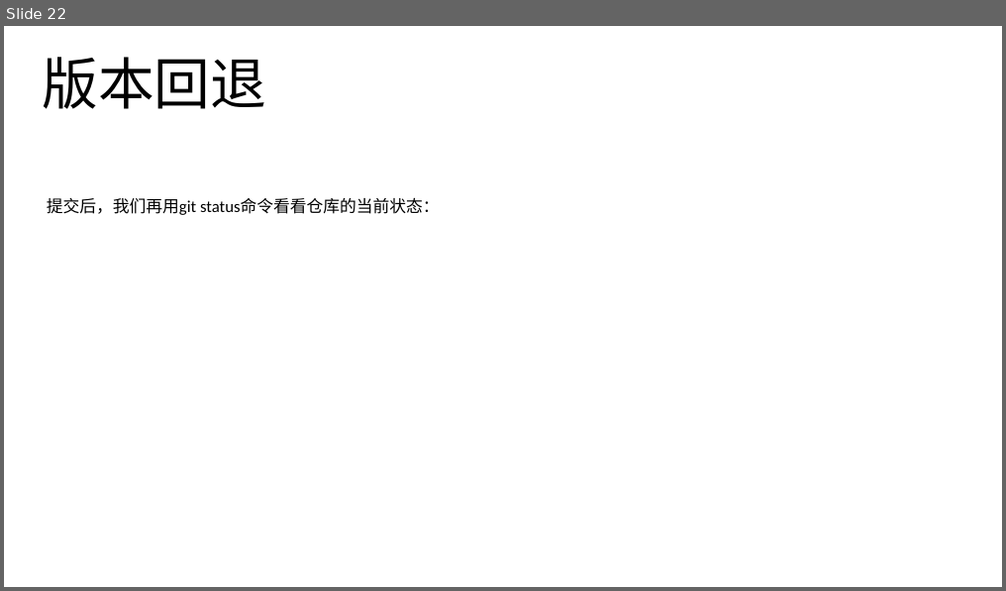
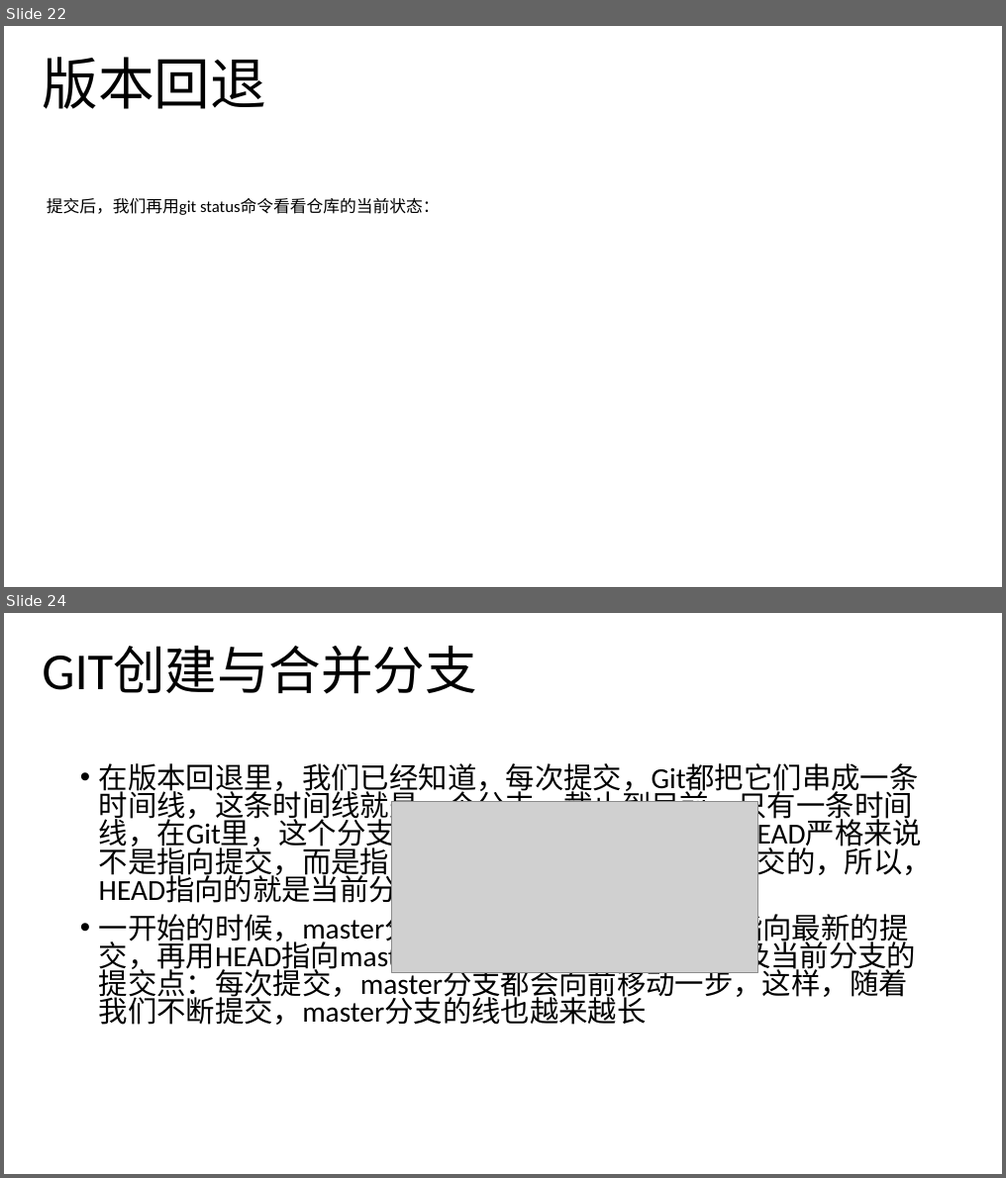
Before and after one commit to noprom/shandong, a slide deck: doc/ppt/helin.pptx. Shown one above the other, each under a label of ours: slide 22 before the commit, slides 22 and 24 after it; the slides between them are not shown. The pictures are 1006x591 and 1006x1178 pixels, drawn with LibreOffice and Linux fonts; fonts in the diff are those of the drawing; grey boxes stand for pictures. Boxes give left, top, right and bottom in pixels: in the first picture for what was removed or moved away, otherwise in the second. Text is boxed around its words. In the diff, an @@ line names an element or a change of style, - is before the commit and + after.

```diff
--- a/doc/ppt/helin.pptx
+++ b/doc/ppt/helin.pptx
@@ slide 24 added at [4, 613, 1002, 1174], background #FFFFFF @@
@@ text added at [42, 646, 477, 694], 50 pt, text #000000 @@
+GIT创建与合并分支
@@ text added at [99, 763, 932, 1025], 28 pt, text #000000 @@
+• 在版本回退里，我们已经知道，每次提交，Git都把它们串成一条时间线，这条时间线就是一个分支。截止到目前，只有一条时间线，在Git里，这个分支叫主分支，即master分支。HEAD严格来说不是指向提交，而是指向master，master才是指向提交的，所以，HEAD指向的就是当前分支。
+• 一开始的时候，master分支是一条线，Git用master指向最新的提交，再用HEAD指向master，就能确定当前分支，以及当前分支的提交点：每次提交，master分支都会向前移动一步，这样，随着我们不断提交，master分支的线也越来越长
@@ picture added at [392, 802, 757, 973] @@
```
Also in this commit, not shown: 1 slide changed, 7 other slides added, 1 other file.
